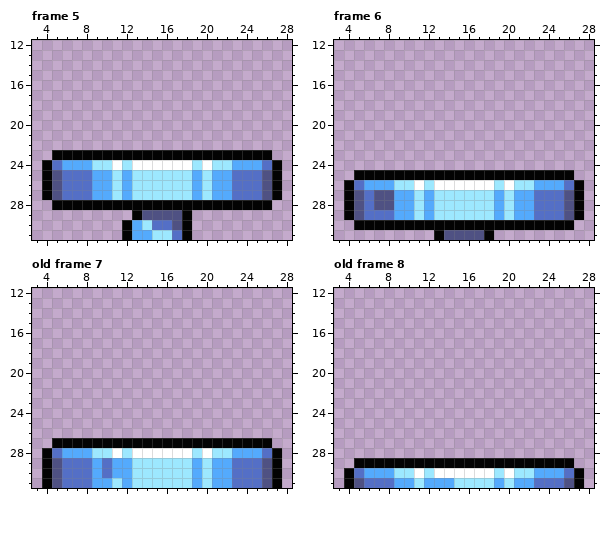
A pixel-art file gets an edit: graphics/screw.aseprite. This is how it looked before the edit.
32x32 pixels, 9 frames. Shown: frame 5: x 3..28, y 12..31; frame 6: x 3..28, y 12..31; old frame 7: x 3..28, y 12..31; old frame 8: x 3..28, y 12..31. The commit also changed other frames, which this record leaves out.
The same view after the edit:
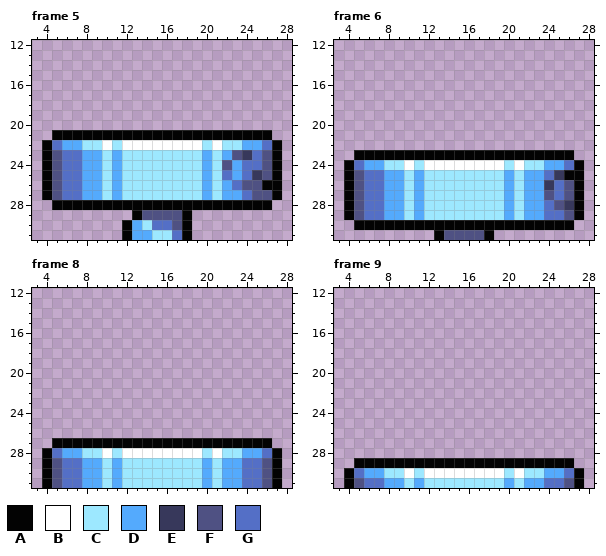
Palette (. is transparent): A #030303  B #ffffff  C #9de8ff  D #54aafd  E #37385b  F #4f5183  G #546fc6
A new or re-ordered frame is compared with the old frame closest to it.
The exact change:
frames 9 -> 10
layer "Arrow" added
frames re-ordered
Changed rows in their new state; - is an unchanged pixel.
Frame 5, layers "Arrow", "Layer 1":
first column x 4:
21 -AAAAAAAAAAAAAAAAAAAAAA-
22 AGDDCCBCBBBBBBBBCBCCDDGA
23 AFGGDDCDCCCCCCCCDCDFEGFA
24 -FGG-D-D-CCCCCC-D-F-GGF-
25 ----D-CDC------CDCGD-E--
26 ----D-CDC------CDC--FFA-
27 ----D-CDC------CDC-D-F--
Frame 6, layers "Arrow", "Layer 1":
first column x 4:
23 -AAAAAAAAAAAAAAAAAAAAAA-
24 AGDDCCBCBBBBBBBBCBCCDDGA
25 AFGGDDCDCCCCCCCCDCDDGE-A
26 -FGG-D-D-CCCCCC-D-D-EGF-
27 ---GD-CDC------CDC-DF---
28 ---GD-CDC------CDC-D-FE-
29 ----D-CDC------CDC-D----
Frame 8 against old frame 7, layer "Layer 1":
first column x 8:
28 C-BCB------BCB-C
29 D-C-C------CDC-D
30 D-C-C------CDC-D
31 D-CDC------CDC-D
Frame 9 is new; against old frame 8, layer "Layer 1":
first column x 8:
30 C-BCB------BCB-C
31 D-CDCCC----CDC-D
Changed places in both pictures, as pixel boxes (x1, y1, x2, y2):
changed: (42, 130, 282, 200)
changed: (344, 150, 584, 220)
changed: (82, 448, 132, 488)
changed: (192, 448, 242, 488)
changed: (384, 468, 454, 488)
changed: (494, 468, 544, 488)
